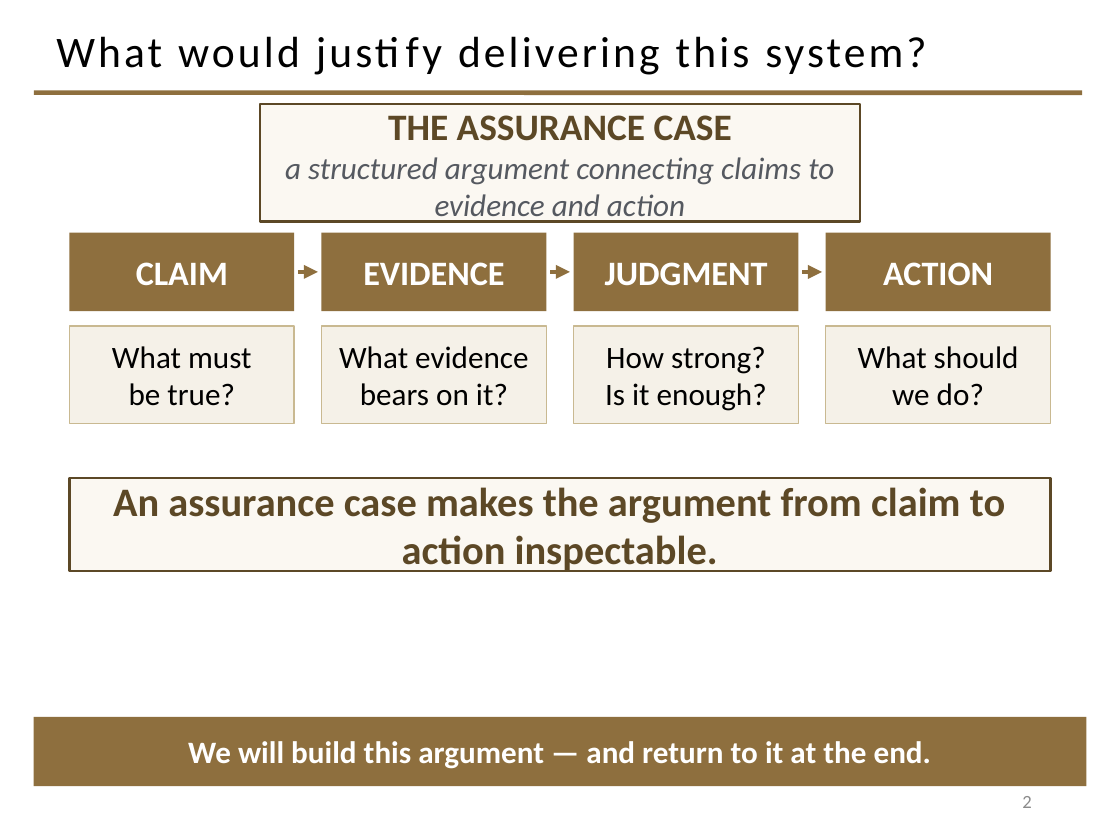
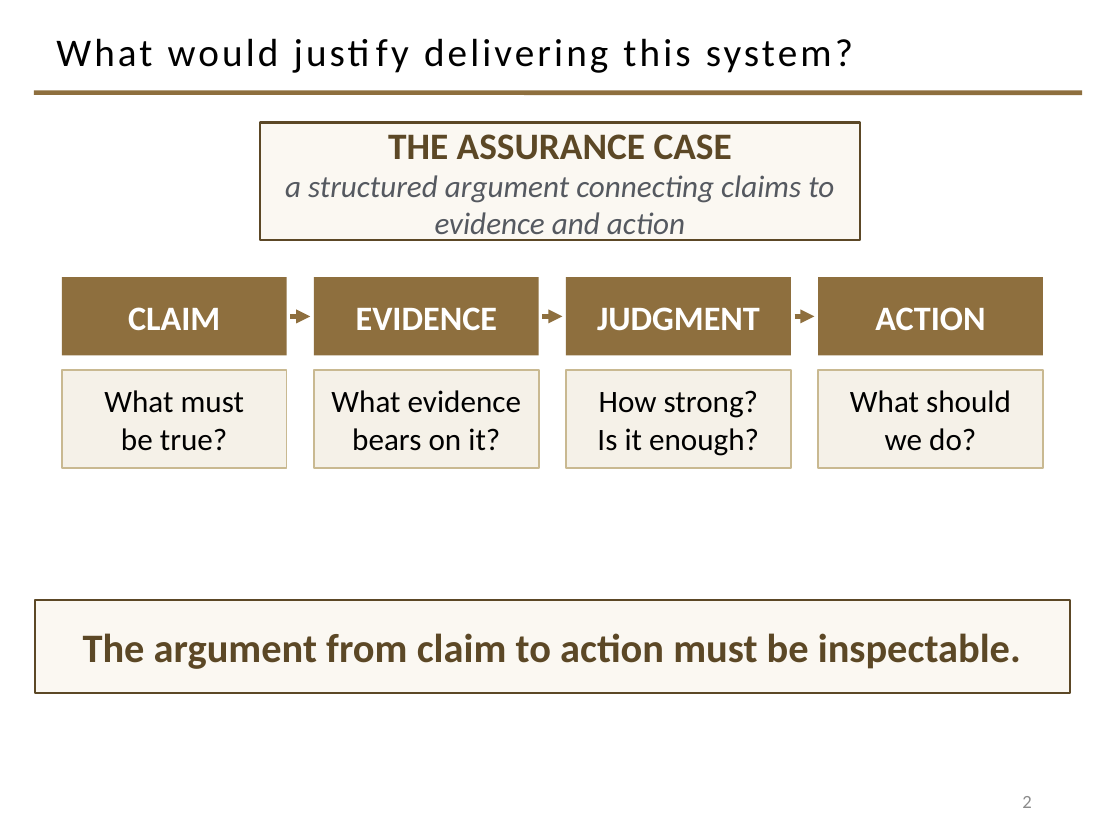
Before and after one commit to davisjam/model-based-agentic-software-engineering, a slide deck: slide 2 of course/lectures/act-1-foundations/08-validation/1-8-Validation.pptx. Drawn at 1120x840 pixels with LibreOffice and Linux fonts; fonts in the diff are those of the drawing; background and template pictures are left out. Boxes give left, top, right and bottom in pixels: in the first picture for what was removed or moved away, otherwise in the second. Text is boxed around its words. In the diff, an @@ line names an element or a change of style, - is before the commit and + after.

```diff
--- a/course/lectures/act-1-foundations/08-validation/1-8-Validation.pptx
+++ b/course/lectures/act-1-foundations/08-validation/1-8-Validation.pptx
@@ title "What would justify delivering this ..." at [56,38,853,73]: size 28 to 25.2 pt @@
@@ rectangle "THE ASSURANCE CASE": place and size @@
-rectangle "THE ASSURANCE CASE" at [260,104,860,222]
+rectangle "THE ASSURANCE CASE" at [260,122,860,240]
@@ 3 arrows: place and size @@
-3 arrows at [298,272,822,272]
+3 arrows at [290,316,814,316]
@@ 8 rectangles: place and size @@
-8 rectangles at [69,233,1051,423]
+8 rectangles at [62,277,1043,468]
@@ rectangle "The argument from claim to ...": place and size @@
-rectangle "The argument from claim to ..." at [69,478,1051,571]
+rectangle "The argument from claim to ..." at [35,600,1070,693]
@@ text in rectangle at [83,633,1021,669]: text changed @@
-An assurance case makes the argument from claim to action inspectable.
+The argument from claim to action must be inspectable.
@@ rectangle removed at [34,717,1086,786] @@
-We will build this argument — and return to it at the end.
```
Also in this commit, not shown: 30 other slides changed.
